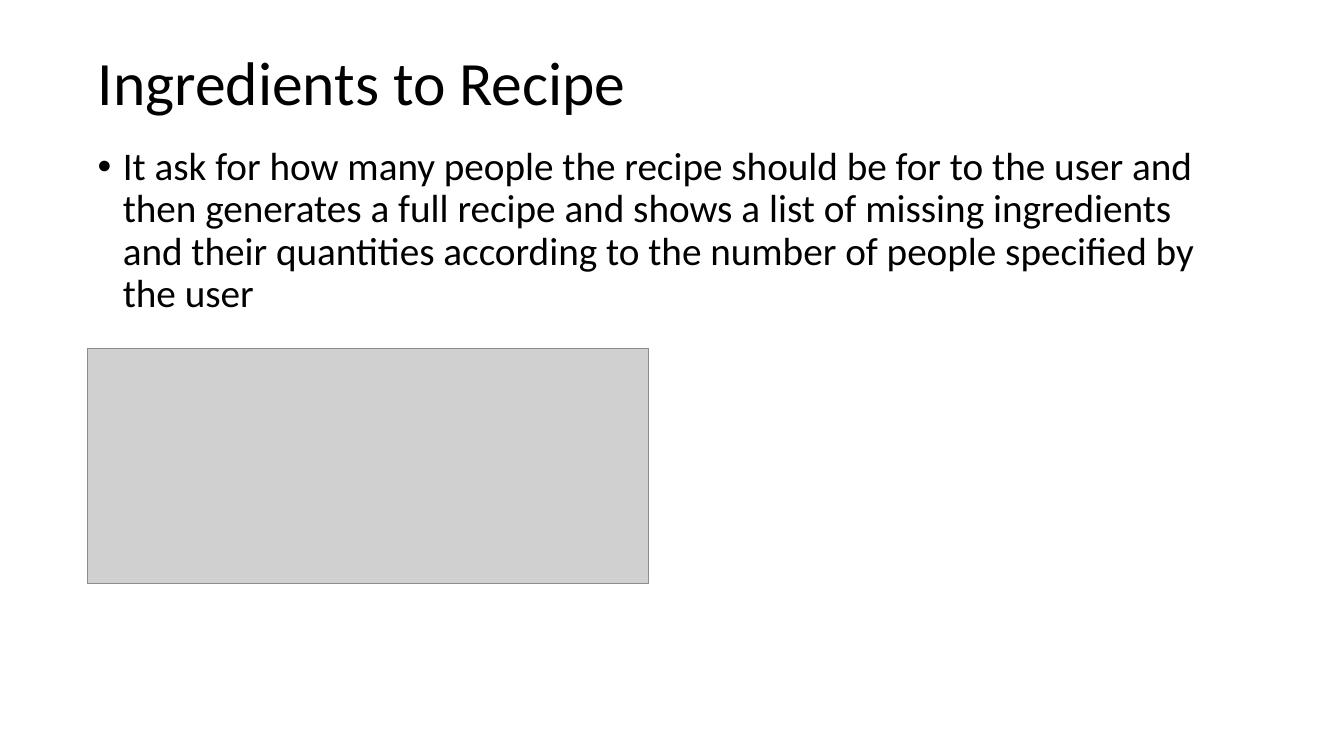
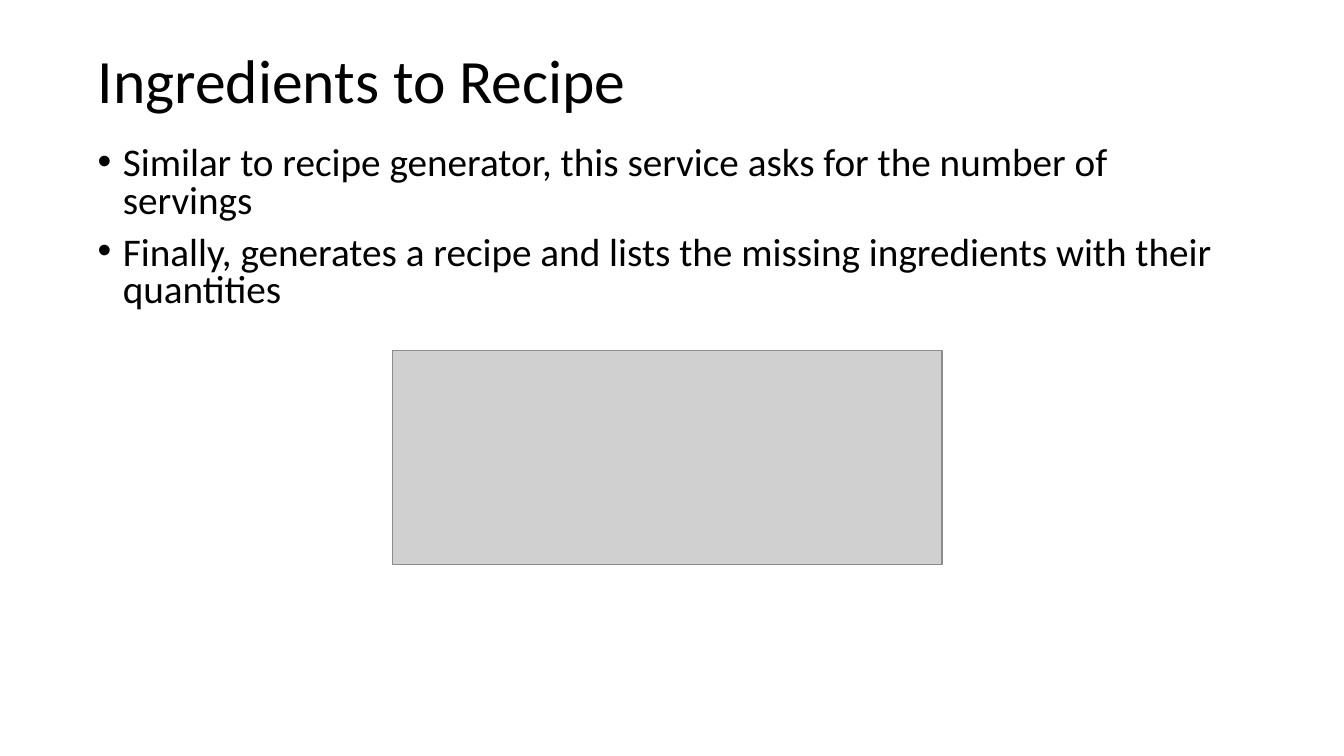
Before and after one commit to deepnetworkgmbh/generative-ai, a slide deck: slide 14 of recipe_generation/Presentation.pptx (slide 13 before the commit). Drawn at 1344x756 pixels with LibreOffice and Linux fonts; fonts in the diff are those of the drawing; grey boxes stand for pictures. Boxes give left, top, right and bottom in pixels: in the first picture for what was removed or moved away, otherwise in the second. Text is boxed around its words. In the diff, an @@ line names an element or a change of style, - is before the commit and + after.

```diff
--- a/recipe_generation/Presentation.pptx
+++ b/recipe_generation/Presentation.pptx
@@ text at (123,148,1211,310): text changed @@
-• It ask for how many people the recipe should be for to the user and then generates a full recipe and shows a list of missing ingredients and their quantities according to the number of people specified by the user
+• Similar to recipe generator, this service asks for the number of servings
+• Finally, generates a recipe and lists the missing ingredients with their quantities
@@ picture: place and size @@
-picture at (88,349,648,584)
+picture at (392,351,942,565)
```
Also in this commit, not shown: 13 other slides changed, 4 slides added, 1 slide removed.
